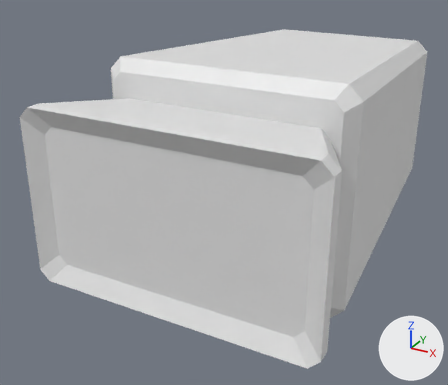
A saved change to the Blender file engine-content/editor-models/camera.blend.
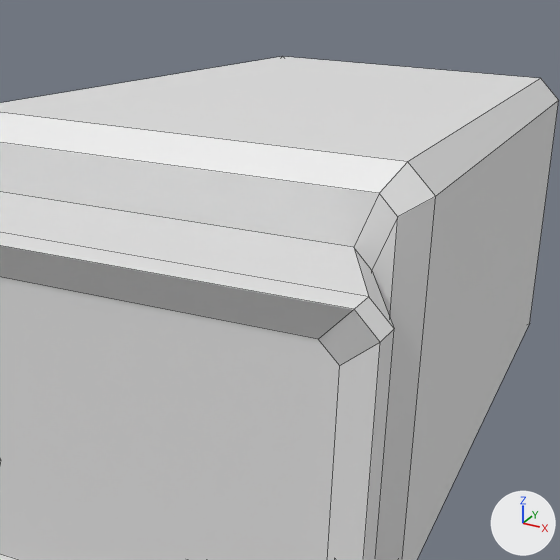
Old and new are each drawn whole from a camera (50 mm lens) standing at (0.36, -0.477, 0.319) and looking at (-0.056, 0.279, -0.06) and again close up on the part from 31% to 96% of the width and 0% to 75% of the height. Arrows for +X, +Y and +Z are at lower right; the lights stay in place. The first two pictures are the older version. The close-ups show mesh edges as thin lines.

The first close-up shows 'Editor Camera.004'.
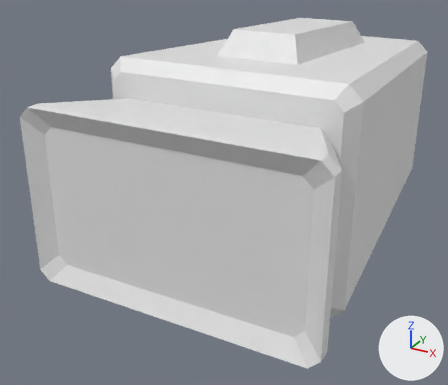
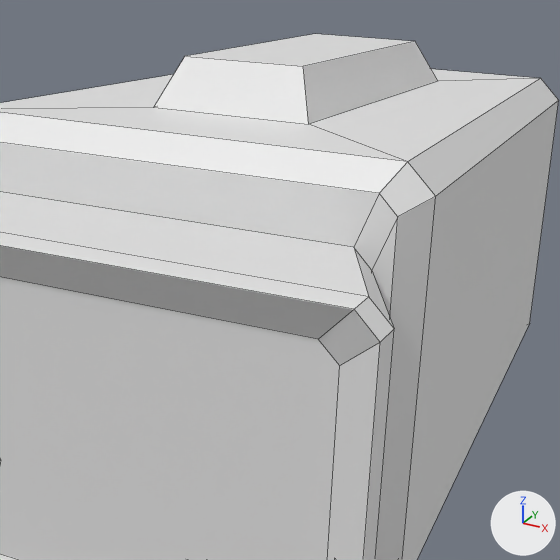
Where the change shows, as pixel boxes (x1, y1, x2, y2) in the close-ups (560 x 560 px):
'Editor Camera.004', reshaped: before (0, 56, 559, 560); after (0, 34, 559, 560)
part 1 of me_editor_camera_004, built on: before (0, 56, 541, 162); after (0, 34, 541, 162)

What the commit changed:
me_editor_camera_004 is used by ob_editor_camera_004; location (0.0, 0.0, 0.0).
Verts and faces of me_editor_camera_004; kept vertices keep their numbers, new ones are numbered from 64.
Before the commit, vertices of me_editor_camera_004: 12 (0.127, 0.648, 0.126) at pixel (540, 78), 13 (-0.127, 0.648, 0.126) at pixel (282, 56), 20 (0.156, 0.178, 0.154) at pixel (407, 161), 21 (-0.156, 0.178, 0.154).
me_editor_camera_004 had 64 vertices, 58 faces and spanned x -0.196..0.196, y 0.03..0.664, z -0.154..0.154.
me_editor_camera_004 now has 72 vertices, 66 faces and spans x -0.196..0.196, y 0.03..0.664, z -0.154..0.183.
Part 1, on me_editor_camera_004:
Faces deleted: (12, 13, 21, 20).
New vertex 64 is at (0.059, 0.558, 0.131), pixel (438, 81).
New vertex 65 is at (-0.059, 0.558, 0.131).
New vertex 66 is at (-0.059, 0.266, 0.149), pixel (153, 107).
New vertex 67 is at (0.059, 0.266, 0.149), pixel (308, 124).
New vertex 68 is at (0.045, 0.528, 0.168), pixel (415, 41).
New vertex 69 is at (-0.045, 0.528, 0.168), pixel (315, 33).
New vertex 70 is at (-0.045, 0.286, 0.183), pixel (184, 56).
New vertex 71 is at (0.045, 0.286, 0.183), pixel (303, 66).
New faces: (12, 13, 65, 64), (64, 65, 69, 68), (13, 21, 66, 65), (65, 66, 70, 69), (20, 67, 66, 21), (66, 67, 71, 70) (mat_slate_blue_004 (white #e7e7e7)).
New faces: (12, 64, 67, 20), (64, 68, 71, 67), (68, 69, 70, 71) (mat_slate_blue_004 (white #e7e7e7)).
